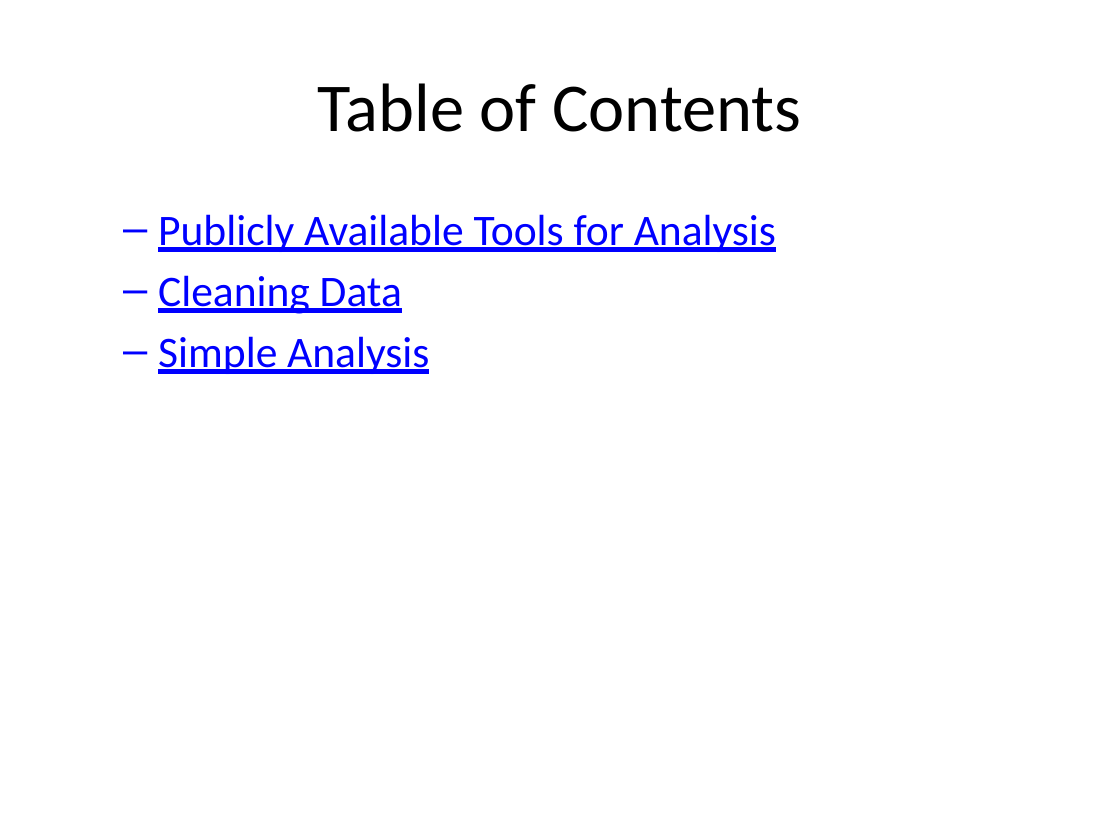
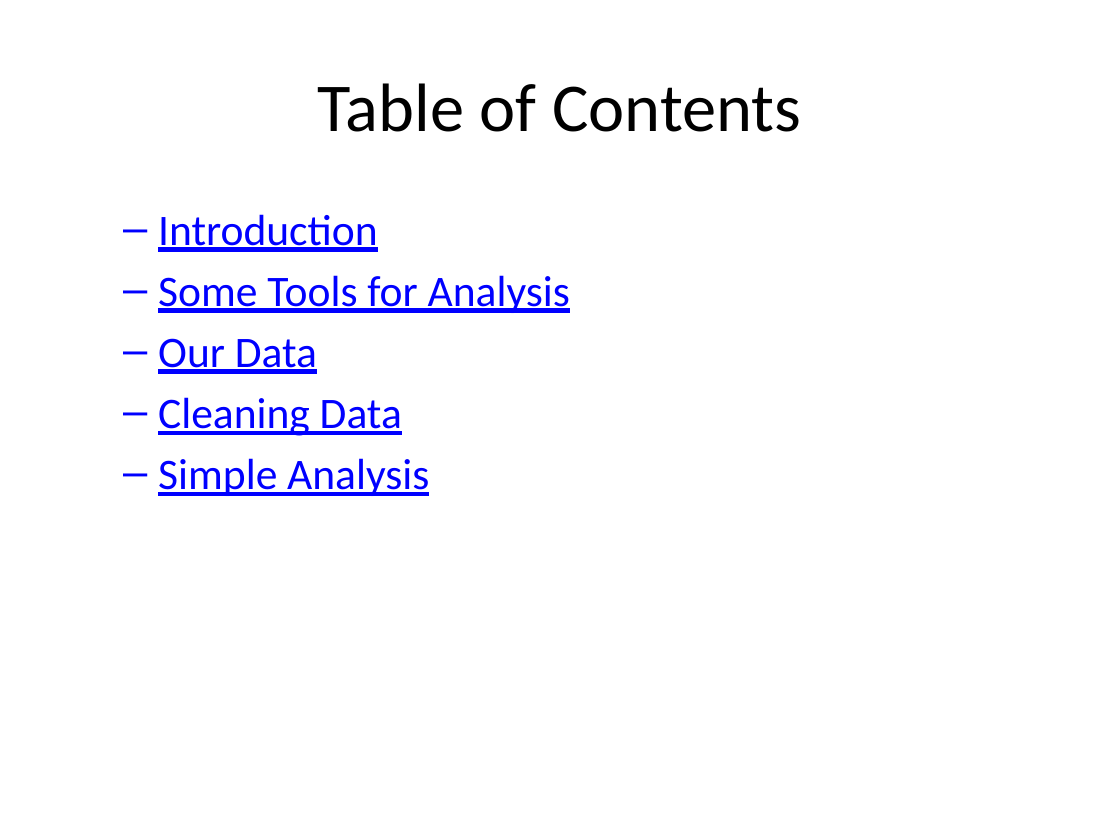
Before and after one commit to agrogan1/teaching, a slide deck: slide 2 of quantitative-data-analysis/quantitative-data-analysis.pptx. Drawn at 1120x840 pixels with LibreOffice and Linux fonts; fonts in the diff are those of the drawing. Boxes give left, top, right and bottom in pixels: in the first picture for what was removed or moved away, otherwise in the second. Text is boxed around its words. In the diff, an @@ line names an element or a change of style, - is before the commit and + after.

Commit message:
lots of content updates

```diff
--- a/quantitative-data-analysis/quantitative-data-analysis.pptx
+++ b/quantitative-data-analysis/quantitative-data-analysis.pptx
@@ text at [158, 214, 570, 374]: text changed @@
-  – Publicly Available Tools for Analysis
+  – Introduction
+  – Some Tools for Analysis
+  – Our Data
```
Also in this commit, not shown: 4 other slides changed, 8 slides added, 6 other files.
